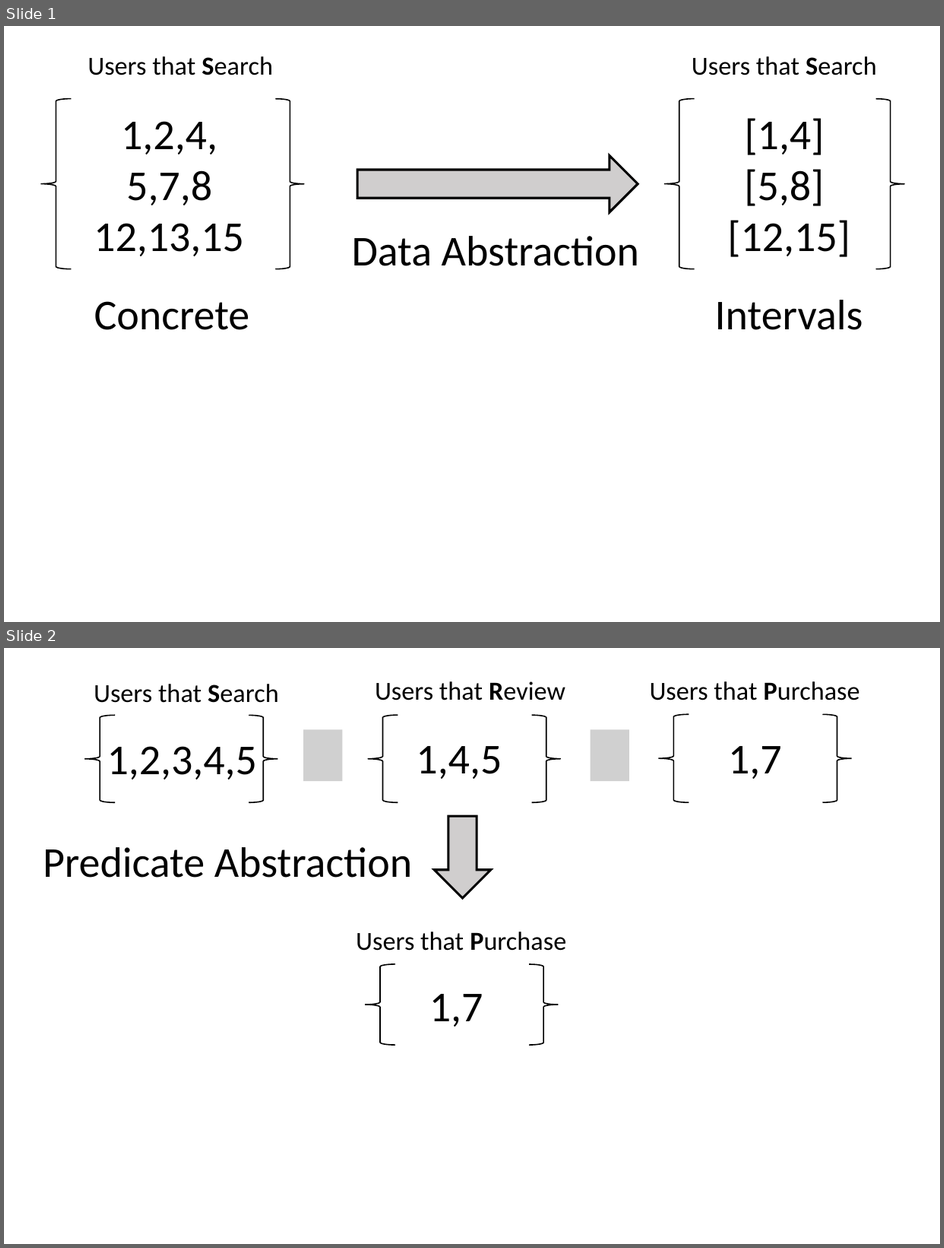
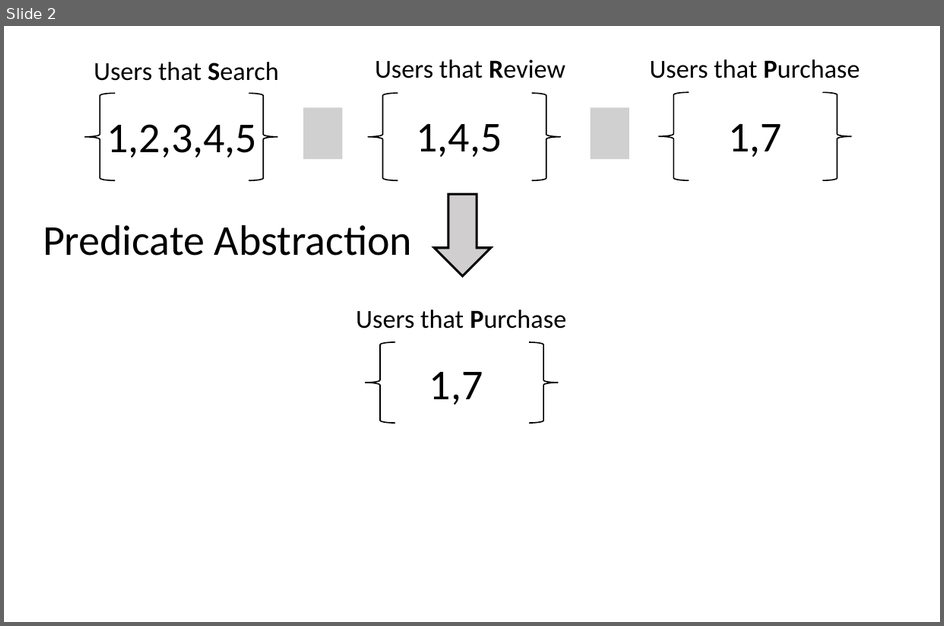
Before and after one commit to daniellupei/abstract_pattern_matching, a slide deck: graphs/motivation.pptx. Shown one above the other, each under a label of ours: slides 1 and 2 before the commit, slide 2 after it. The pictures are 944x1248 and 944x626 pixels, drawn with LibreOffice and Linux fonts; fonts in the diff are those of the drawing; grey boxes stand for pictures. Boxes give left, top, right and bottom in pixels: in the first picture for what was removed or moved away, otherwise in the second. Text is boxed around its words. In the diff, an @@ line names an element or a change of style, - is before the commit and + after.

```diff
--- a/graphs/motivation.pptx
+++ b/graphs/motivation.pptx
@@ slide 1 removed at [4,26,940,622], background #FFFFFF @@
@@ text removed at [88,56,273,75] @@
-Users that Search
@@ text removed at [692,56,877,75] @@
-Users that Search
@@ left brace removed at [41,99,72,269] @@
@@ right brace removed at [276,99,305,269] @@
@@ left brace removed at [664,99,695,269] @@
@@ right brace removed at [876,99,905,269] @@
@@ text removed at [121,121,218,154] @@
-1,2,4,
@@ text removed at [745,118,825,155] @@
-[1,4]
@@ right arrow removed at [358,155,639,211] @@
@@ text removed at [126,170,212,205] @@
-5,7,8
@@ text removed at [744,169,824,206] @@
-[5,8]
@@ text removed at [94,223,244,256] @@
-12,13,15
@@ text removed at [728,220,851,257] @@
-[12,15]
@@ text removed at [352,236,639,266] @@
-Data Abstraction
@@ text removed at [94,301,250,330] @@
-Concrete
@@ text removed at [715,300,864,330] @@
-Intervals
```
Also in this commit, not shown: 1 slide added, 2 other files.
